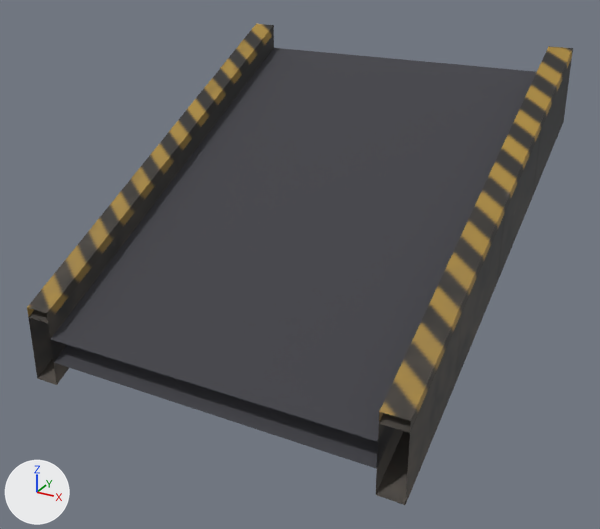
Two versions of the glTF model arte/modelos/logistica/esteira/esteira_rampa/esteira_rampa.glb, one commit apart.
Before and after are seen from a camera (50 mm lens) standing at (0.882, -1.67, 1.063) and looking at (-0.002, -0.063, 0.259). Lighting does not change. The marker at lower left points along +X, +Y and +Z. The first picture is the older version. Vertices at exactly the same position are counted once.

The first picture shows 'esteira_rampa'.
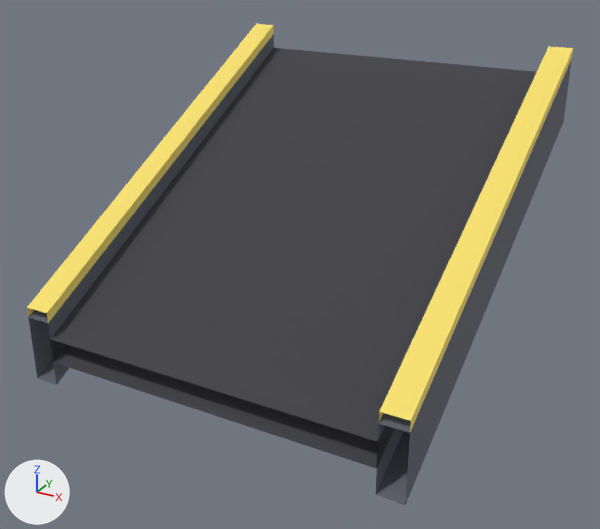
Pixel boxes (x1, y1, x2, y2) of what changed, in the pictures (600 x 529 px):
'esteira_rampa', recoloured, surface changed: (27, 24, 573, 505) in both
part 1 of me_esteira_rampa_corpo, recoloured: (28, 251, 118, 385) in both
part 2 of me_esteira_rampa_corpo, recoloured: (32, 34, 274, 376) in both
part 3 of me_esteira_rampa_corpo, recoloured: (376, 61, 571, 505) in both
part 4 of me_esteira_rampa_corpo, recoloured: (378, 59, 572, 503) in both
part 5 of me_esteira_rampa_corpo, recoloured: (27, 26, 273, 323) in both
part 6 of me_esteira_rampa_corpo, recoloured: (29, 24, 274, 314) in both
part 7 of me_esteira_rampa_corpo, recoloured: (379, 51, 570, 432) in both
part 8 of me_esteira_rampa_corpo, recoloured: (412, 46, 573, 425) in both
part 9 of me_esteira_rampa_corpo, surface changed: (27, 24, 573, 505) in both

The edits, one by one:
Material 'P_Faixa' (mat_p_faixa) is new.
Its base color is (0.95, 0.75, 0.15) (yellow #f9e16c).
Its roughness is 0.7.
Material 'P_Metal' (mat_p_metal) is new.
Its base color is (0.42, 0.46, 0.52) (light grey #adb5bf).
Its metallic is 0.3.
Material 'P_Escuro' (mat_p_escuro) is new.
Its base color is (0.1, 0.11, 0.14) (dark grey #595d69).
Its roughness is 0.7.
me_esteira_rampa_corpo has 40 vertices, 48 faces and spans x -0.46..0.46, y -0.5..0.5, z 0.04..0.725.
me_esteira_rampa_corpo is used by ob_esteira_rampa; location (0.0, 0.0, 0.0).
me_esteira_rampa_corpo part 1: 4 of the faces centred in x -0.46..-0.4, y -0.167, z 0.207..0.367 switch from mat_esteira_rampa_tex (picture img_esteira_rampa_tex) to mat_p_escuro (dark grey #595d69).
me_esteira_rampa_corpo part 2: 4 of the faces centred in x -0.46..-0.4, y 0.167, z 0.373..0.533 switch from mat_esteira_rampa_tex (picture img_esteira_rampa_tex) to mat_p_escuro (dark grey #595d69).
me_esteira_rampa_corpo part 3: 4 of the faces centred in x 0.4..0.46, y -0.167, z 0.207..0.367 switch from mat_esteira_rampa_tex (picture img_esteira_rampa_tex) to mat_p_escuro (dark grey #595d69).
me_esteira_rampa_corpo part 4: 4 of the faces centred in x 0.4..0.46, y 0.167, z 0.373..0.533 switch from mat_esteira_rampa_tex (picture img_esteira_rampa_tex) to mat_p_escuro (dark grey #595d69).
me_esteira_rampa_corpo part 5: all 3 faces centred in x -0.46..-0.4, y -0.167, z 0.375..0.392 switch from mat_esteira_rampa_tex (picture img_esteira_rampa_tex) to mat_p_faixa (yellow #f9e16c).
me_esteira_rampa_corpo part 6: all 3 faces centred in x -0.46..-0.4, y 0.167, z 0.542..0.558 switch from mat_esteira_rampa_tex (picture img_esteira_rampa_tex) to mat_p_faixa (yellow #f9e16c).
me_esteira_rampa_corpo part 7: all 3 faces centred in x 0.4..0.46, y -0.167, z 0.375..0.392 switch from mat_esteira_rampa_tex (picture img_esteira_rampa_tex) to mat_p_faixa (yellow #f9e16c).
me_esteira_rampa_corpo part 8: all 3 faces centred in x 0.4..0.46, y 0.167, z 0.542..0.558 switch from mat_esteira_rampa_tex (picture img_esteira_rampa_tex) to mat_p_faixa (yellow #f9e16c).
me_esteira_rampa_corpo part 9: texture (UV) coordinates of 48 of 48 faces, centred in x -0.46..0.46, y -0.167..0.167, z 0.207..0.558, changed; they spanned u 0.0..1.0, v 0.0..1.0 and now span u 0.0..1.0, v 0.0..1.12.
me_esteira_rampa_corpo gains material mat_p_metal (light grey #adb5bf).
